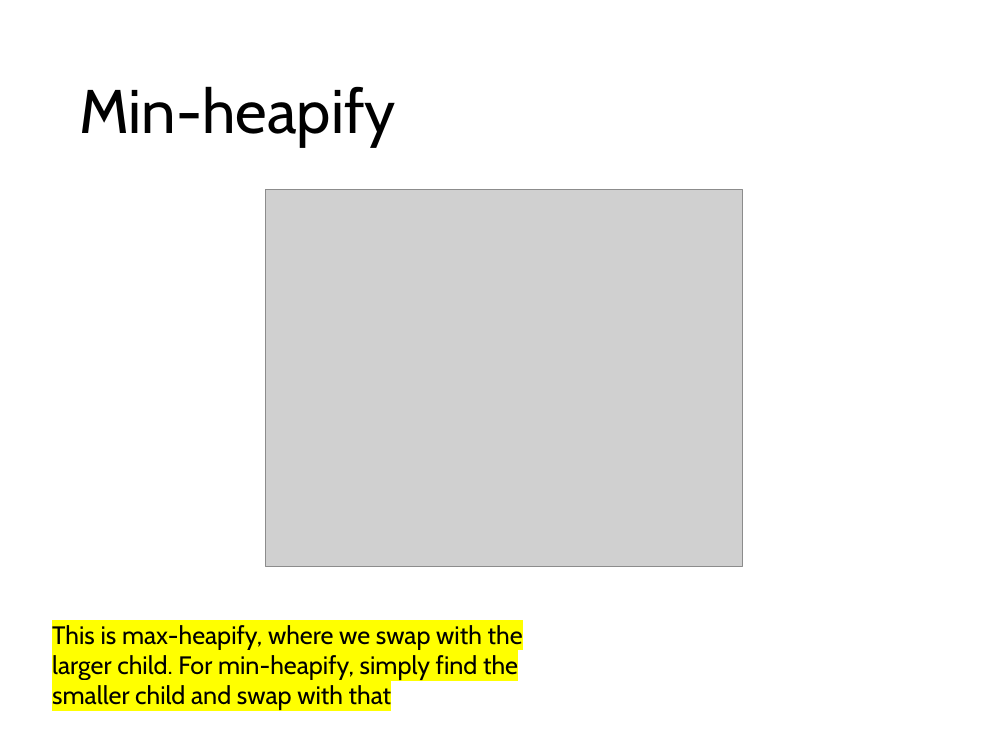
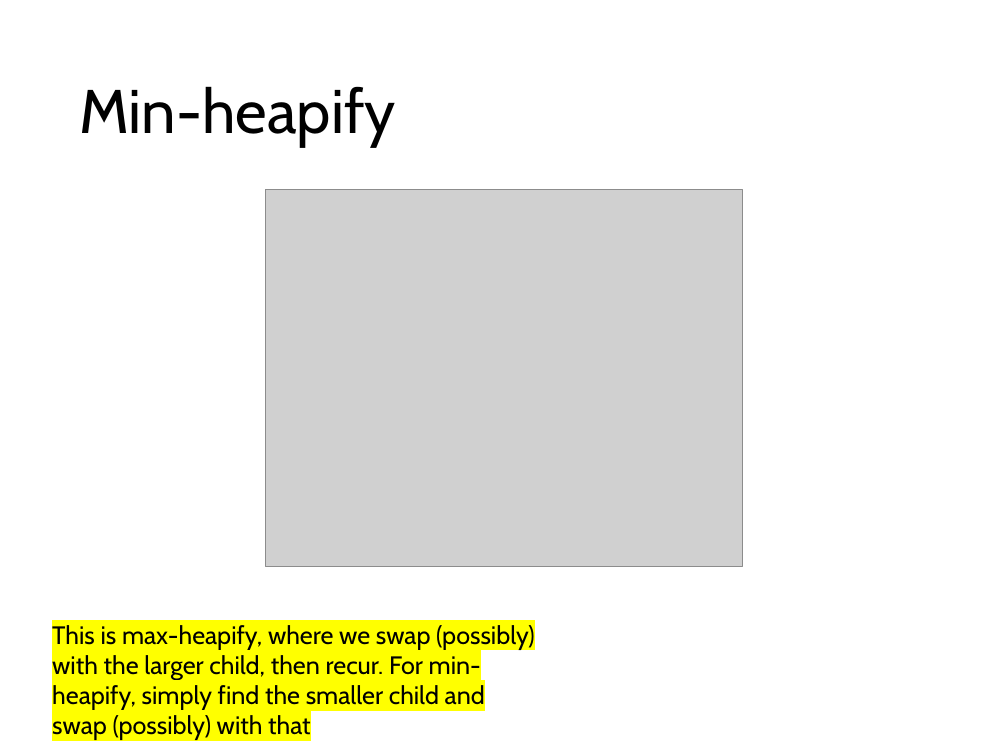
Before and after one commit to comp210ss2/comp210ss2.github.io, a slide deck: slide 43 of slides/L12_13.pptx (slide 42 before the commit). Drawn at 1008x756 pixels with LibreOffice and Linux fonts; fonts in the diff are those of the drawing; grey boxes stand for pictures. Boxes give left, top, right and bottom in pixels: in the first picture for what was removed or moved away, otherwise in the second. Text is boxed around its words. In the diff, an @@ line names an element or a change of style, - is before the commit and + after.

```diff
--- a/slides/L12_13.pptx
+++ b/slides/L12_13.pptx
@@ text at [52,625,535,740]: text changed @@
-This is max-heapify, where we swap with the larger child. For min-heapify, simply find the smaller child and swap with that
+This is max-heapify, where we swap (possibly) with the larger child, then recur. For min-heapify, simply find the smaller child and swap (possibly) with that
```
Also in this commit, not shown: 17 other slides changed, 8 slides added, 7 slides removed, 3 other files.
